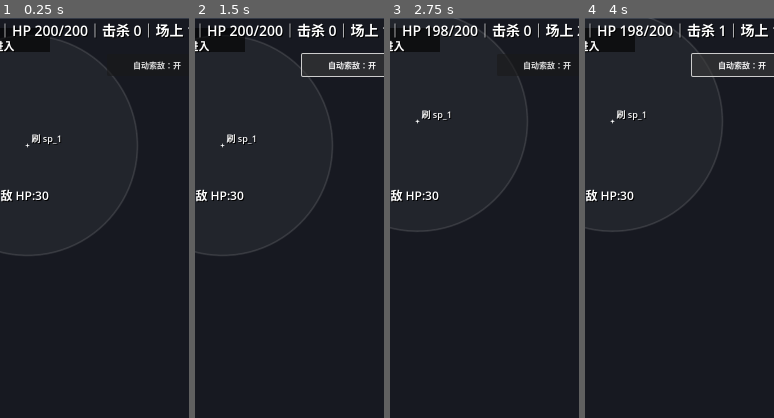
Above: before the commit, frames 1-4 (left to right).
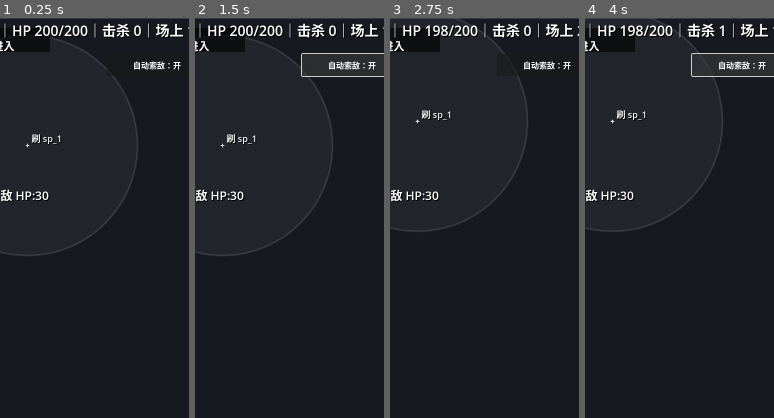
Above: after the commit, the same moments.

Repository: eat-chestnut/shanhaiidle
Game: Godot game, scene res://ui/pages/PageBattle.tscn
Two runs of this game, one before a commit and one after it. Both use one fixed random seed, a clock stepped at 60 frames per second and the inputs below.
Inputs:
- Up to frame 1 (0.25 s): no input
- Up to frame 2 (1.5 s): click "自动索敌：开" at 0.5 s; click "自动索敌：关" at 1.25 s
- Up to frame 3 (2.75 s): click "▼" at 2 s
- Up to frame 4 (4 s): click "自动索敌：开" at 2.75 s; click "自动索敌：关" at 3.5 s
The pictures show only the part of the screen within x 43-93%, y 0-50%; the shares and areas given below are measured in that part.

The runs differ from the first frame. In frame 1, 0.1% of the frame differs, in the area x 70-96%, y 11-13%; in frame 2, less than 0.1%; in frame 3, 0.1%; in frame 4, less than 0.1%.

Commit message:
Prompt 1.39：自动索敌按钮视觉改成“开=高亮，关=暗色”
目标：按钮状态一眼可见。

修改 PageBattle.gd：
- 在刷新按钮文本的同时，设置主题颜色：
  auto_seek_enabled=true：
    - font_color = 白
    - border_color = 白（或 hover 更亮）
  auto_seek_enabled=false：
    - font_color = 灰(0.7)
（用 add_theme_color_override 即可，不需要主题系统）

验收：
- 开关状态仅看颜色就能区分

Diff:
--- a/ui/pages/PageBattle.gd
+++ b/ui/pages/PageBattle.gd
@@ -36,6 +36,17 @@
 
 func _refresh_auto_seek_button(enabled: bool) -> void:
 	_btn_auto_seek.text = "自动索敌：开" if enabled else "自动索敌：关"
+	if enabled:
+		_btn_auto_seek.add_theme_color_override("font_color", Color.WHITE)
+		_btn_auto_seek.add_theme_color_override("font_hover_color", Color(1.0, 1.0, 1.0, 1.0))
+		_btn_auto_seek.add_theme_color_override("font_pressed_color", Color.WHITE)
+		_btn_auto_seek.add_theme_color_override("font_focus_color", Color.WHITE)
+	else:
+		var dim := Color(0.7, 0.7, 0.7, 1.0)
+		_btn_auto_seek.add_theme_color_override("font_color", dim)
+		_btn_auto_seek.add_theme_color_override("font_hover_color", dim)
+		_btn_auto_seek.add_theme_color_override("font_pressed_color", dim)
+		_btn_auto_seek.add_theme_color_override("font_focus_color", dim)
 
 func _on_log_toggle_pressed() -> void:
 	_log_view_state = (_log_view_state + 1) % 3
